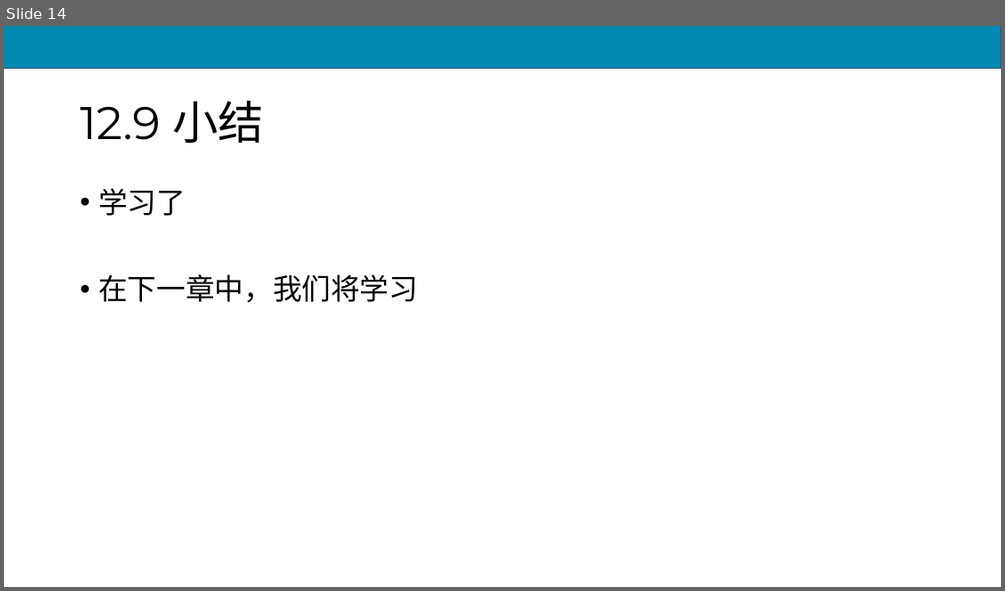
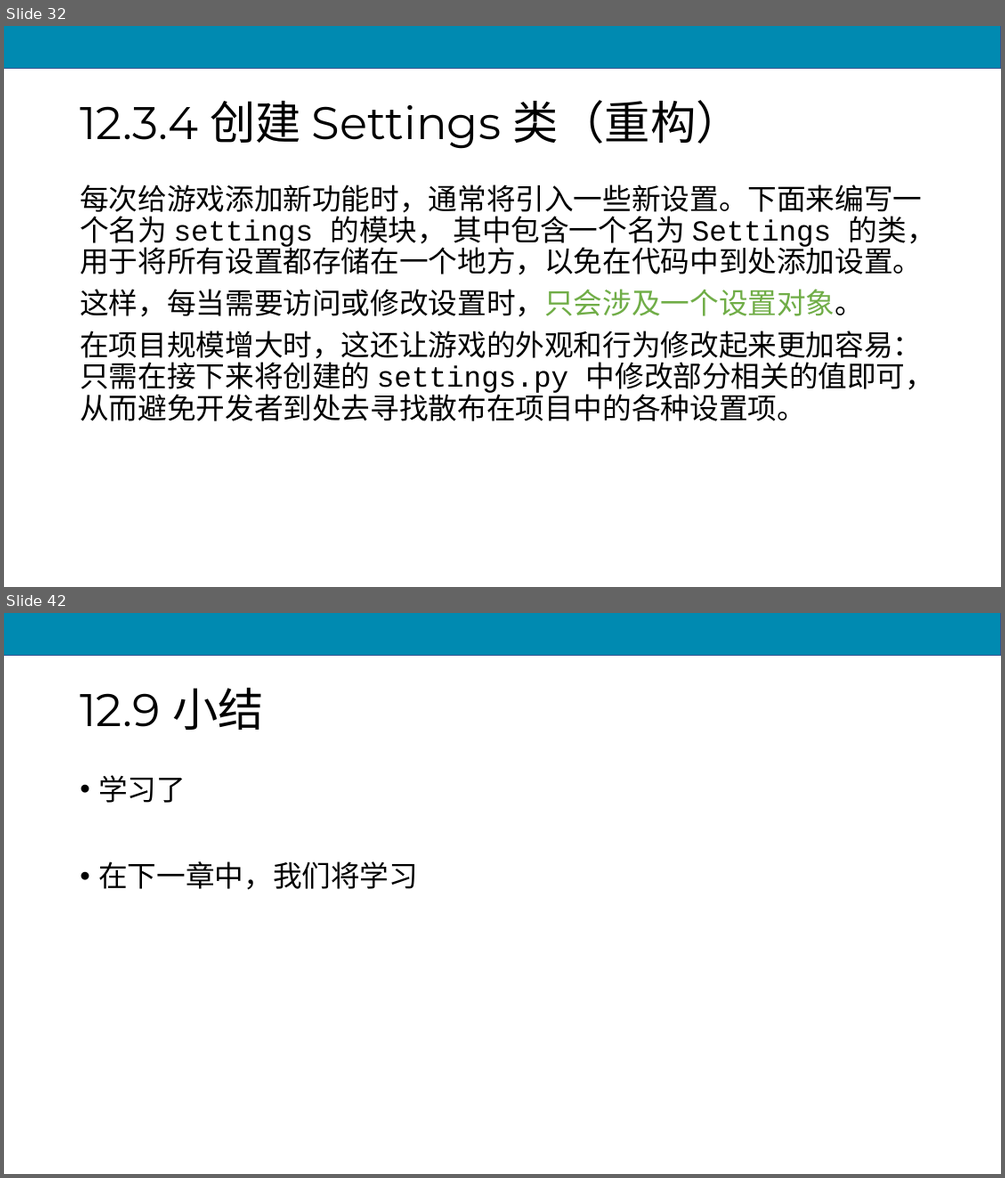
Before and after one commit to scruel/pcc_3e_slides, a slide deck: PPT/chapter12.pptx. Shown one above the other, each under a label of ours: slide 14 before the commit, slides 32 and 42 after it; the slides between them are not shown. The pictures are 1005x591 and 1005x1178 pixels, drawn with LibreOffice and Linux fonts; fonts in the diff are those of the drawing. Boxes give left, top, right and bottom in pixels: in the first picture for what was removed or moved away, otherwise in the second. Text is boxed around its words. In the diff, an @@ line names an element or a change of style, - is before the commit and + after.

```diff
--- a/PPT/chapter12.pptx
+++ b/PPT/chapter12.pptx
@@ slide 32 added at [4,26,1001,587], background #FFFFFF; not listed: 1 template element that a slide beside it also shows @@
@@ title added at [80,100,742,149], 44 pt, text #000000 @@
+12.3.4 创建 Settings 类（重构）
@@ text added at [80,184,936,421], 28 pt, text #000000 @@
+每次给游戏添加新功能时，通常将引入一些新设置。下面来编写一个名为 settings 的模块， 其中包含一个名为 Settings 的类，用于将所有设置都存储在一个地方，以免在代码中到处添加设置。
+这样，每当需要访问或修改设置时，只会涉及一个设置对象。
+在项目规模增大时，这还让游戏的外观和行为修改起来更加容易：只需在接下来将创建的 settings.py 中修改部分相关的值即可，从而避免开发者到处去寻找散布在项目中的各种设置项。
@@ what was slide 14 is now slide 42 @@
```
Also in this commit, not shown: 1 slide changed, 37 other slides added, 10 slides removed, 7 other files.
